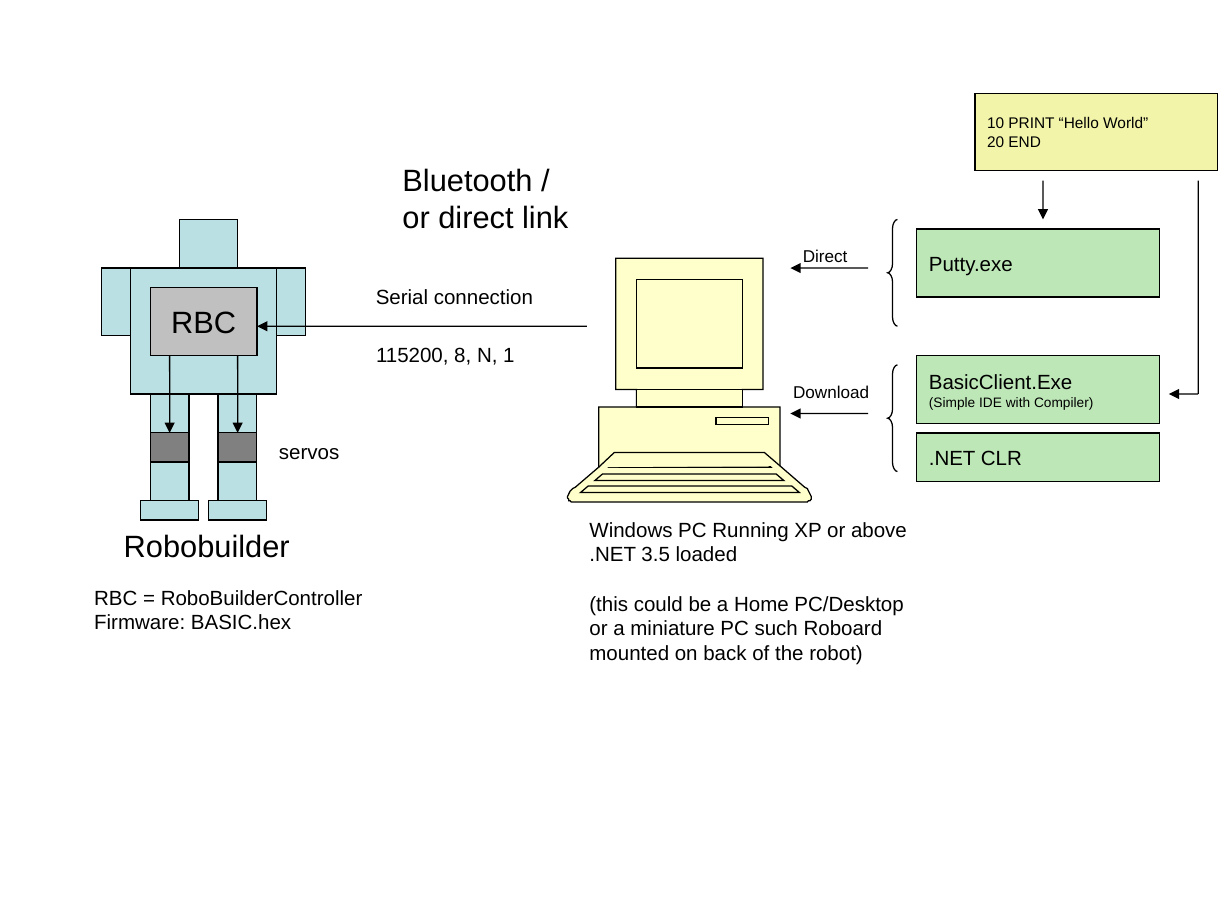
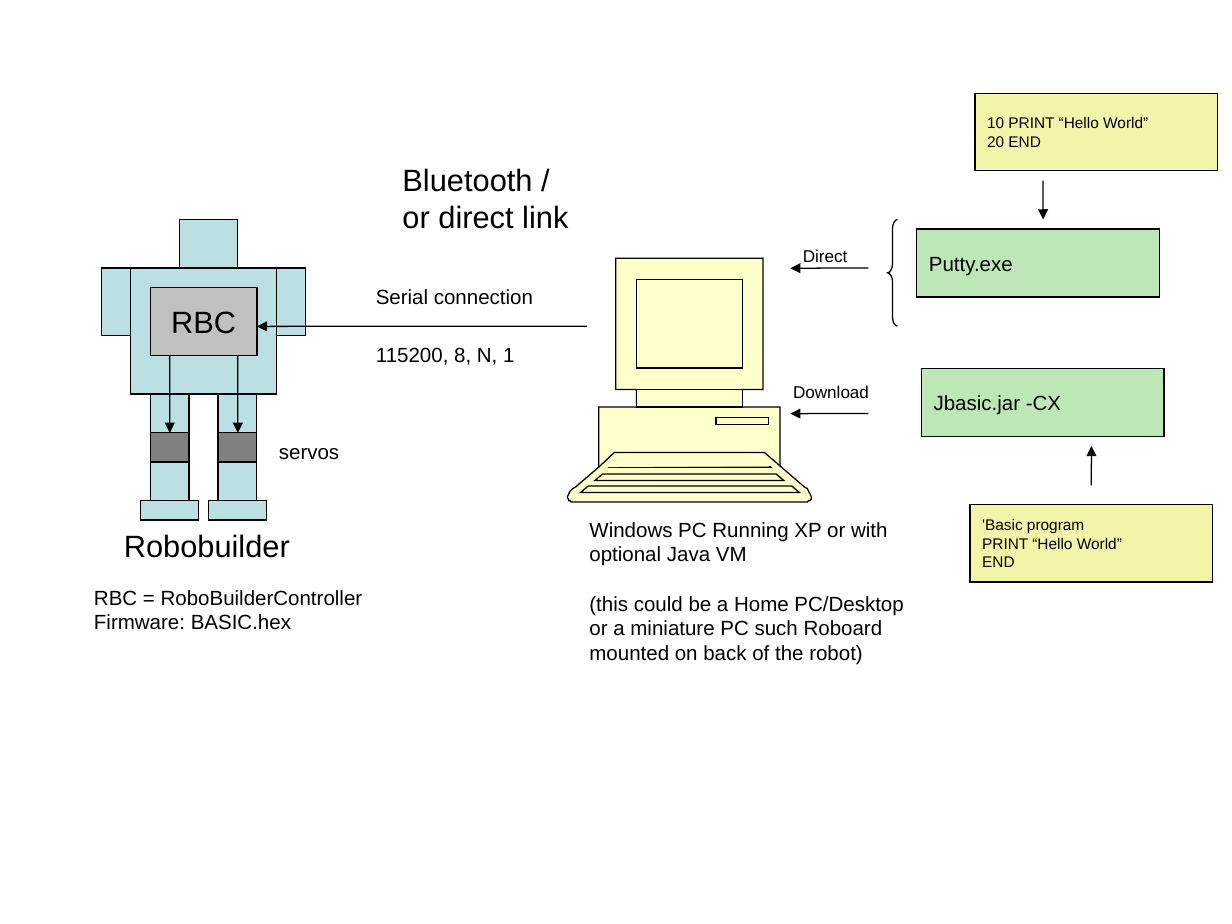
Before and after one commit to philleveridge/robobuildervc, a slide deck: slide 2 of Docs/robobpic.ppt. Drawn at 1232x924 pixels with LibreOffice and Linux fonts; fonts in the diff are those of the drawing. Boxes give left, top, right and bottom in pixels: in the first picture for what was removed or moved away, otherwise in the second. Text is boxed around its words. In the diff, an @@ line names an element or a change of style, - is before the commit and + after.

```diff
--- a/Docs/robobpic.ppt
+++ b/Docs/robobpic.ppt
@@ line removed from (1199, 394) to (1199, 181) @@
@@ rectangle removed at <box>917,355,1159,423</box> @@
-BasicClient.Exe
-(Simple IDE with Compiler)
@@ freeform shape removed at <box>887,365,897,472</box> @@
@@ rectangle added at <box>922,368,1164,436</box>, fill #BDE7B7, outline #000000 0.74 pt, 12 pt, text #000000 @@
+Jbasic.jar -CX
@@ rectangle removed at <box>917,432,1159,480</box> @@
-.NET CLR
@@ arrow moved from (1199, 394) - (1169, 394) to (1092, 485) - (1092, 446) @@
@@ rectangle added at <box>970,504,1212,582</box>, fill #F2F4AA, outline #000000 0.74 pt, 9 pt, text #000000 @@
+'Basic program
+PRINT “Hello World”
+END
@@ text at <box>589,522,887,566</box>: text changed @@
-Windows PC Running XP or above
-.NET 3.5 loaded
+Windows PC Running XP or with optional Java VM
```
Also in this commit, not shown: 1 slide added, 1 other file.
